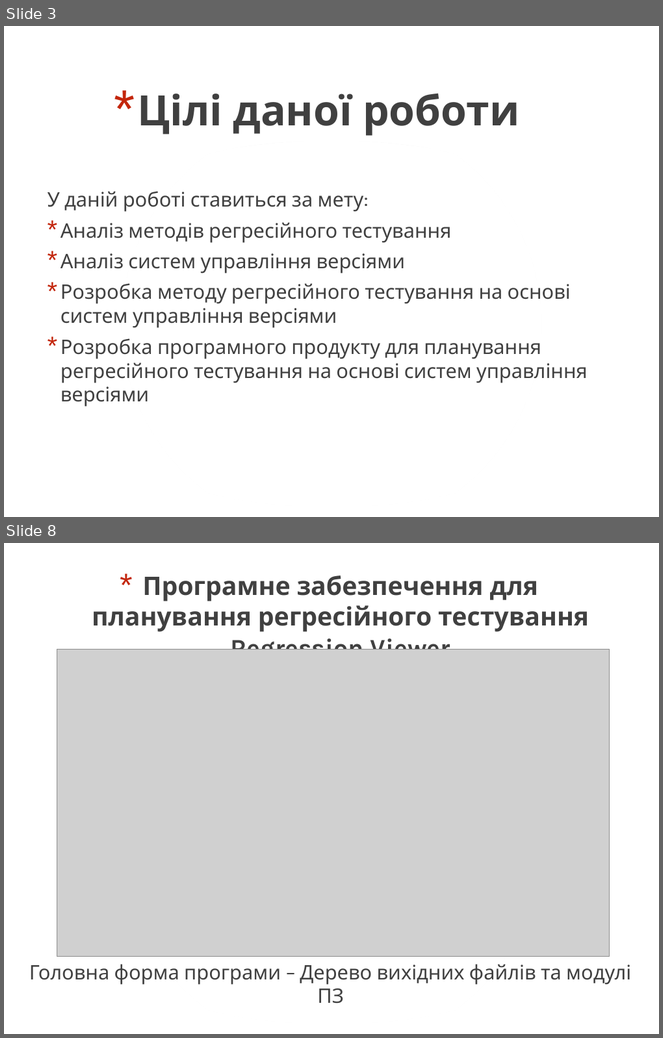
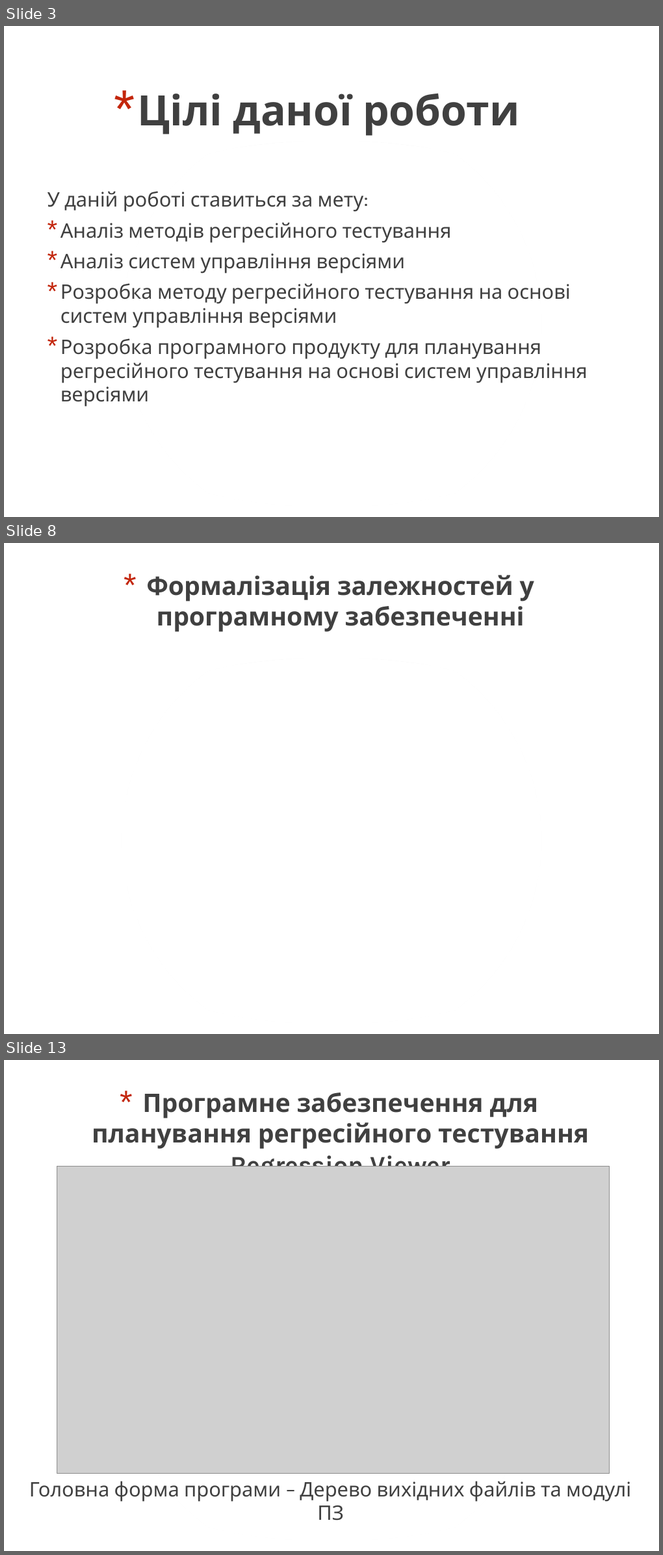
Before and after one commit to asdanilenk/Bakalavr, a slide deck: Diplom.pptx. Shown one above the other, each under a label of ours: slides 3 and 8 before the commit, slides 3, 8 and 13 after it; the slides between them are not shown. The pictures are 663x1038 and 663x1555 pixels, drawn with LibreOffice and Linux fonts; fonts in the diff are those of the drawing; grey boxes stand for pictures. Boxes give left, top, right and bottom in pixels: in the first picture for what was removed or moved away, otherwise in the second. Text is boxed around its words. In the diff, an @@ line names an element or a change of style, - is before the commit and + after.

```diff
--- a/Diplom.pptx
+++ b/Diplom.pptx
@@ slide 8 added at (4,543,659,1034), background #FFFFFF; not listed: 4 template elements that a slide beside it also shows @@
@@ title added at (146,575,534,632), 28 pt, text gradient #000000 to #404040 to #212745, bold @@
+* Формалізація залежностей у програмному забезпеченні
@@ what was slide 8 is now slide 13 @@
```
Also in this commit, not shown: 4 slides changed, 6 other slides added, 3 slides removed, 12 other files.
